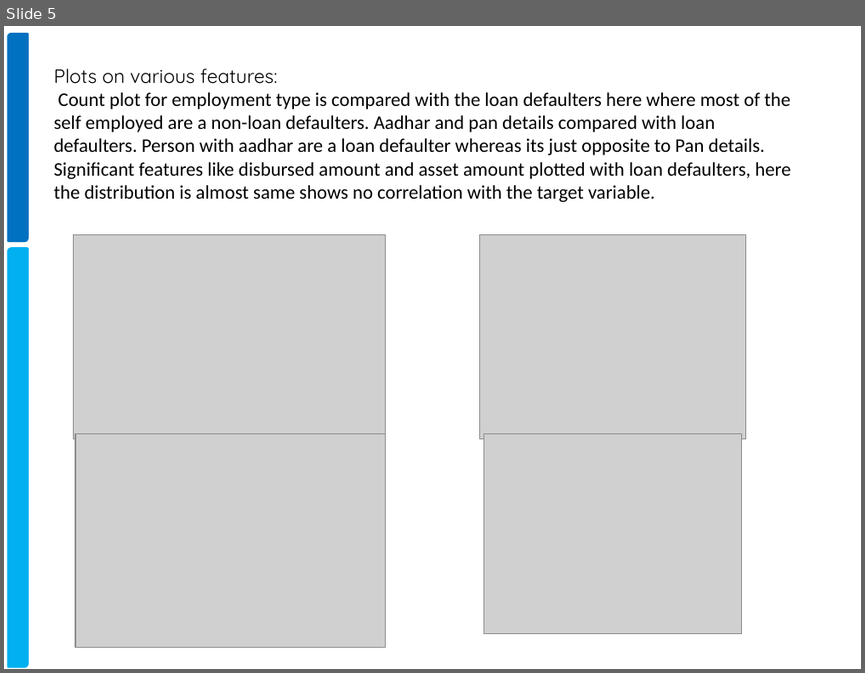
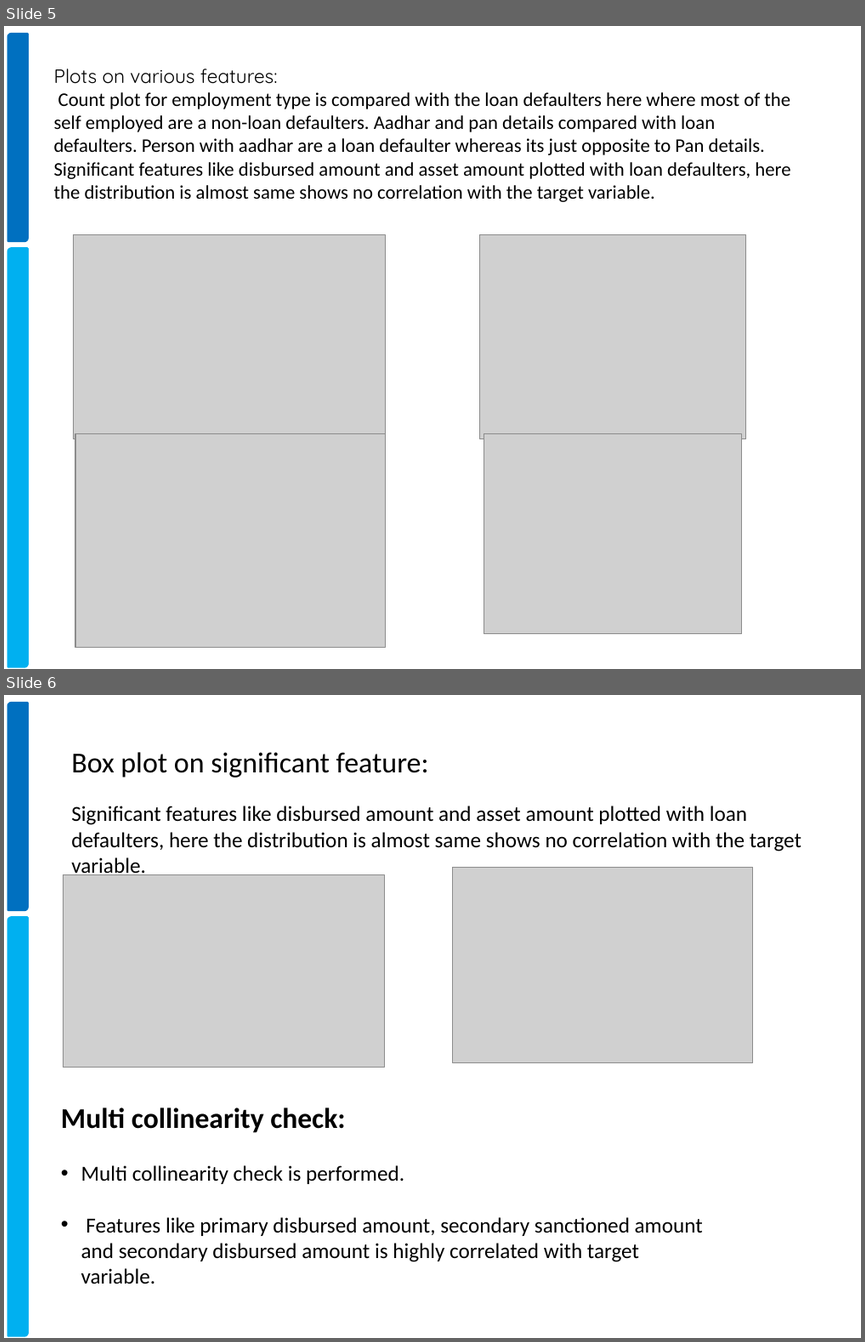
Before and after one commit to xavierigneous/Vehicle-Loan-Default-Prediction, a slide deck: Vehicle Loan Default Prediction.pptx. Shown one above the other, each under a label of ours: slide 5 before the commit, slides 5 and 6 after it. The pictures are 865x673 and 865x1342 pixels, drawn with LibreOffice and Linux fonts; fonts in the diff are those of the drawing; grey boxes stand for pictures; background and template pictures are left out. Boxes give left, top, right and bottom in pixels: in the first picture for what was removed or moved away, otherwise in the second. Text is boxed around its words. In the diff, an @@ line names an element or a change of style, - is before the commit and + after.

```diff
--- a/Vehicle Loan Default Prediction.pptx
+++ b/Vehicle Loan Default Prediction.pptx
@@ slide 6 added at box(4, 695, 861, 1338), background #FFFFFF; not listed: 2 template elements that a slide beside it also shows @@
@@ title added at box(71, 752, 801, 878), 18 pt, text #000000 @@
+Box plot on significant feature:
+Significant features like disbursed amount and asset amount plotted with loan defaulters, here the distribution is almost same shows no correlation with the target variable.
@@ picture added at box(453, 868, 753, 1063) @@
@@ picture added at box(64, 875, 386, 1066) @@
@@ text added at box(61, 1107, 703, 1284), 18 pt, text #000000 @@
+Multi collinearity check:
+• Multi collinearity check is performed.
+• Features like primary disbursed amount, secondary sanctioned amount and secondary disbursed amount is highly correlated with target variable.
```
Also in this commit, not shown: 1 slide changed.
